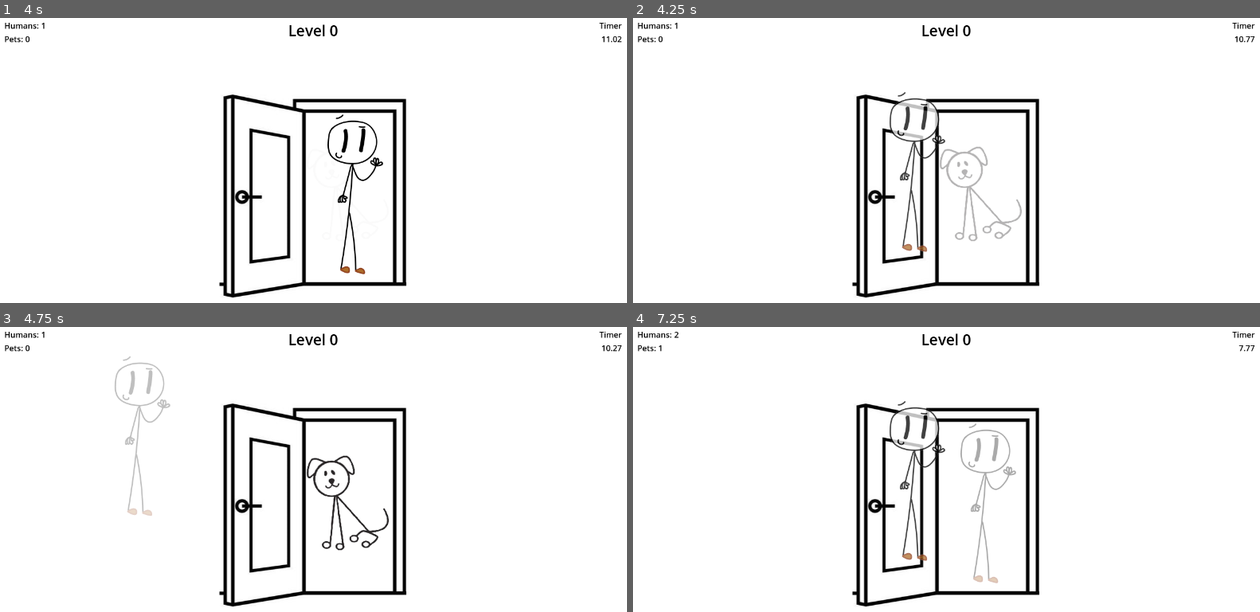
Above: before the commit, frames 1-4 (two rows, left to right).
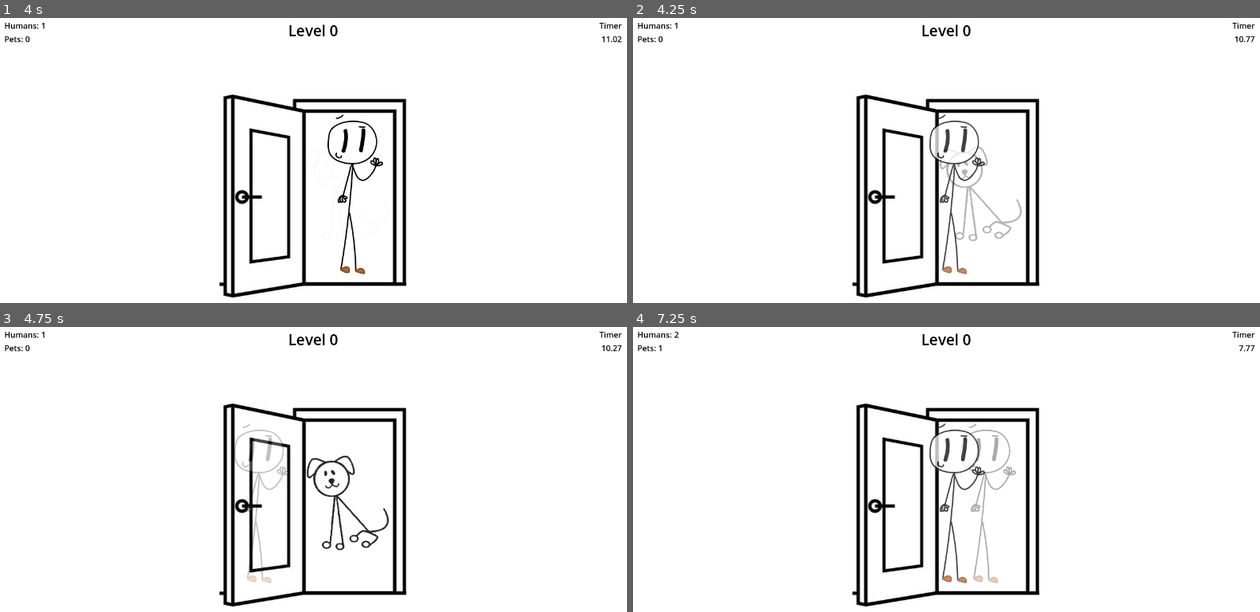
Above: after the commit, the same moments.

Repository: cjee246/NoPetsAllowed
Game: Godot game, scene res://scenes/main/main_game.tscn
Two runs of this game, one before a commit and one after it. Both use one fixed random seed, a clock stepped at 60 frames per second and the inputs below.
Inputs (mouse positions are in pixels of both pictures, inside the frame that each line leads up to):
- Up to frame 1 (4 s): tap Enter at 0.5, 2 s; move the mouse to (319, 191) at 0.52 s; click (319, 191) at 0.67 s; tap Space at 1.25, 2.75 s; move the mouse to (188, 211) at 1.27 s; click (188, 211) at 1.42 s; move the mouse to (376, 114) at 2.02 s; click (376, 114) at 2.17 s; move the mouse to (282, 265) at 2.77 s; click (282, 265) at 2.92 s; move the mouse to (501, 248) at 3.52 s; click (501, 248) at 3.67 s
- Up to frame 2 (4.25 s): no input
- Up to frame 3 (4.75 s): move the mouse to (119, 449) at 4.27 s; click (119, 449) at 4.42 s
- Up to frame 4 (7.25 s): move the mouse to (977, 503) at 5.02 s; click (977, 503) at 5.17 s; move the mouse to (852, 412) at 5.77 s; click (852, 412) at 5.92 s; move the mouse to (1084, 483) at 6.52 s; click (1084, 483) at 6.67 s

Frame 1 is identical in both runs. In frame 2, 1.6% of the frame differs, in the area x 40-57%, y 25-90%; in frame 3, 1.1%; in frame 4, 1.5%.

Commit message:
position entry fix

Diff:
--- a/no-pets-allowed/scenes/objects/object.gd
+++ b/no-pets-allowed/scenes/objects/object.gd
@@ -12,7 +12,7 @@
 
 func _on_timer_timeout() -> void:
 	var tween = create_tween().set_parallel(true)
-	tween.tween_property(self, 'global_position', position + Vector2(-500, 0), 2.0)
+	tween.tween_property(self, 'position', position + Vector2(-500, 0), 2.0)
 	tween.tween_property(self, 'modulate:a', 0, 1.0)
 	await tween.finished
 	queue_free()
